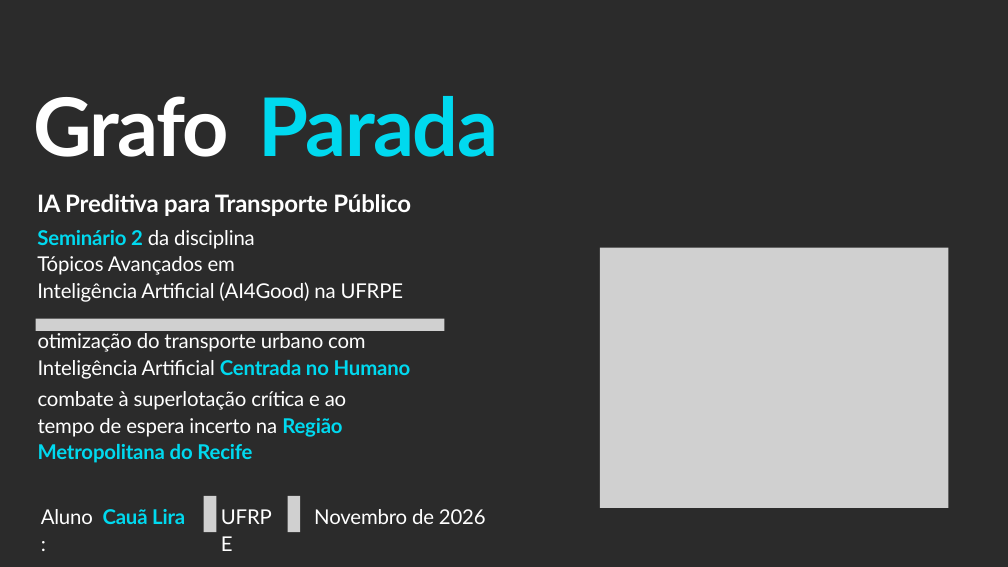
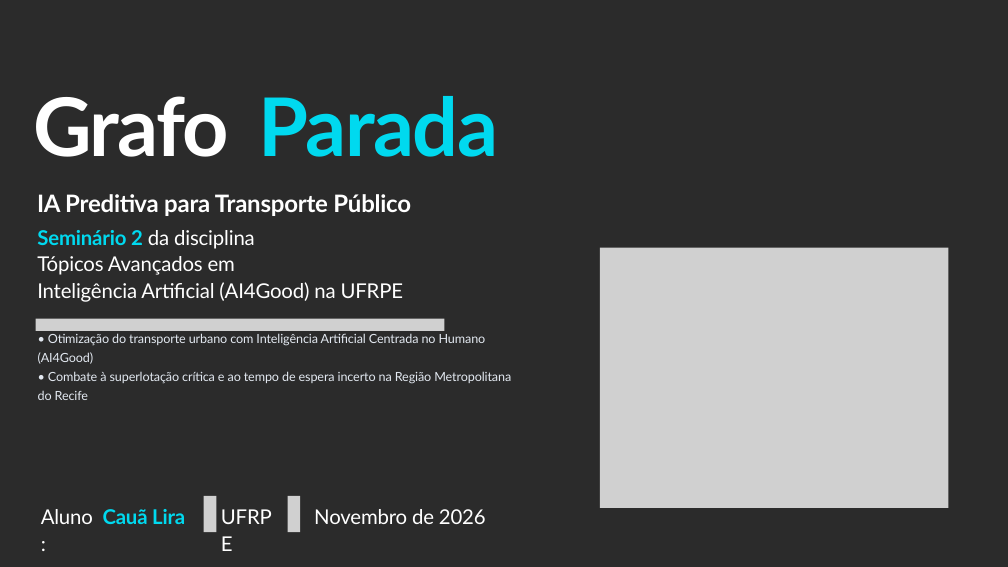
Before and after one commit to lira-labs/workspace, a slide deck: slide 1 of code/grafoparada_web/GrafoParada_Seminario2_CauaLira.pptx. Drawn at 1008x567 pixels with LibreOffice and Linux fonts; fonts in the diff are those of the drawing; grey boxes stand for pictures; background and template pictures are left out; a plain dark background stands for a picture behind light text. Boxes give left, top, right and bottom in pixels: in the first picture for what was removed or moved away, otherwise in the second. Text is boxed around its words. In the diff, an @@ line names an element or a change of style, - is before the commit and + after.

```diff
--- a/code/grafoparada_web/GrafoParada_Seminario2_CauaLira.pptx
+++ b/code/grafoparada_web/GrafoParada_Seminario2_CauaLira.pptx
@@ text at (x1=38, y1=333, x2=511, y2=400): text changed; size 29.2 to 18 pt; text colour #FFFFFF to #E2E8F0 @@
-combate à superlotação crítica e ao
-tempo de espera incerto na Região
-Metropolitana do Recife
+• Otimização do transporte urbano com Inteligência Artificial Centrada no Humano (AI4Good)
+• Combate à superlotação crítica e ao tempo de espera incerto na Região Metropolitana do Recife
@@ text removed at (x1=38, y1=333, x2=411, y2=379) @@
-otimização do transporte urbano com
-Inteligência Artificial Centrada no Humano
```
Also in this commit, not shown: 2 other slides changed, 6 other files.
